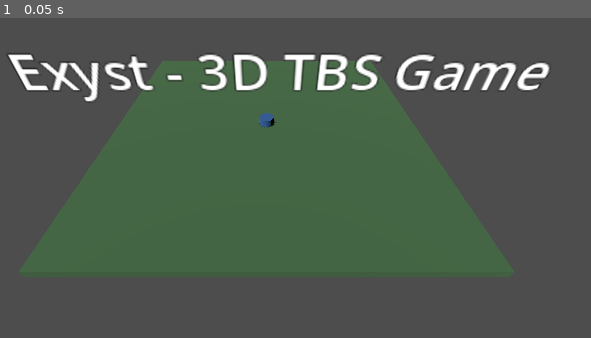
Above: before the commit, frame 1.
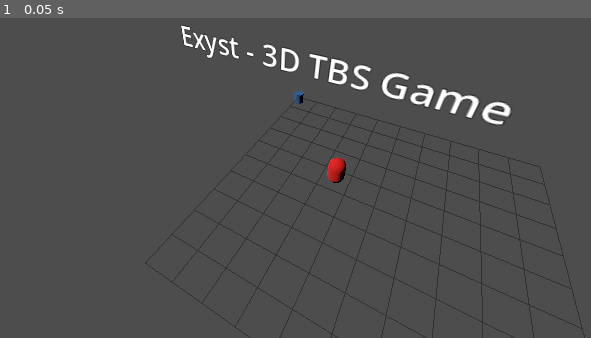
Above: after the commit, the same moment.

Repository: abadiu/exyst
Game: Godot game, scene res://scenes/main.tscn
The game is run twice, just before and just after one commit, with the same random seed, the same clock (stepped at 60 frames per second) and the same inputs.
Inputs:
- Up to frame 1 (0.05 s): no input

The runs differ from the first frame. In frame 1, 35% of the frame differs, in the area x 1-99%, y 2-100%.

Commit message:
Grid and unit test

Diff:
--- /dev/null
+++ b/scenes/grid.tscn
@@ -0,0 +1,6 @@
+[gd_scene load_steps=2 format=3 uid="uid://dy277j6bovcpe"]
+
+[ext_resource type="Script" uid="uid://ro3gxiwjjf4u" path="res://scripts/grid.gd" id="1_w4ei5"]
+
+[node name="Grid" type="Node3D"]
+script = ExtResource("1_w4ei5")
--- a/scenes/main.tscn
+++ b/scenes/main.tscn
@@ -1,9 +1,8 @@
-[gd_scene load_steps=4 format=3 uid="uid://dk7ftsy141jmc"]
+[gd_scene load_steps=5 format=3 uid="uid://dk7ftsy141jmc"]
 
 [ext_resource type="Script" uid="uid://c0o5dirdppvda" path="res://scripts/main.gd" id="1_ig7tw"]
-
-[sub_resource type="StandardMaterial3D" id="StandardMaterial3D_0xm2m"]
-albedo_color = Color(0.290196, 0.45098, 0.286275, 1)
+[ext_resource type="PackedScene" uid="uid://dy277j6bovcpe" path="res://scenes/grid.tscn" id="2_0wfyh"]
+[ext_resource type="PackedScene" uid="uid://cv3c6huknonl3" path="res://scenes/unit.tscn" id="3_sugp2"]
 
 [sub_resource type="StandardMaterial3D" id="StandardMaterial3D_h2yge"]
 albedo_color = Color(0.203922, 0.396078, 0.643137, 1)
@@ -17,13 +16,8 @@
 shadow_bias = 0.5
 
 [node name="Camera3D" type="Camera3D" parent="."]
-transform = Transform3D(1, 0, 0, 0, 0.819152, 0.573576, 0, -0.573576, 0.819152, 0, 6, 8)
+transform = Transform3D(0.866025, -0.286788, 0.409576, 0, 0.819152, 0.573576, -0.5, -0.496732, 0.709406, 5, 8, 12)
 current = true
-
-[node name="CSGBox3D" type="CSGBox3D" parent="."]
-transform = Transform3D(1, 0, 0, 0, 1, 0, 0, 0, 1, 0, -0.1, 0)
-size = Vector3(10, 0.2, 10)
-material = SubResource("StandardMaterial3D_0xm2m")
 
 [node name="CSGCylinder3D" type="CSGCylinder3D" parent="."]
 radius = 0.25
@@ -35,3 +29,7 @@
 pixel_size = 0.05
 text = "Exyst - 3D TBS Game"
 outline_size = 2
+
+[node name="Grid" parent="." instance=ExtResource("2_0wfyh")]
+
+[node name="Unit" parent="." instance=ExtResource("3_sugp2")]
--- /dev/null
+++ b/scenes/unit.tscn
@@ -0,0 +1,20 @@
+[gd_scene load_steps=4 format=3 uid="uid://cv3c6huknonl3"]
+
+[ext_resource type="Script" uid="uid://owf776yaqrwp" path="res://scripts/unit.gd" id="1_o7ajc"]
+
+[sub_resource type="CapsuleShape3D" id="CapsuleShape3D_lf63s"]
+radius = 0.3
+height = 1.0
+
+[sub_resource type="CapsuleMesh" id="CapsuleMesh_o7ajc"]
+radius = 0.3
+height = 1.0
+
+[node name="Unit" type="CharacterBody3D"]
+script = ExtResource("1_o7ajc")
+
+[node name="CollisionShape3D" type="CollisionShape3D" parent="."]
+shape = SubResource("CapsuleShape3D_lf63s")
+
+[node name="MeshInstance3D" type="MeshInstance3D" parent="."]
+mesh = SubResource("CapsuleMesh_o7ajc")
--- /dev/null
+++ b/scripts/grid.gd
@@ -0,0 +1,92 @@
+extends Node3D
+
+# Grid properties
+@export var grid_size_x: int = 10
+@export var grid_size_z: int = 10
+@export var cell_size: float = 1.0
+
+# Visual properties
+@export var grid_color: Color = Color(0.2, 0.2, 0.2)
+@export var highlight_color: Color = Color(0.0, 0.5, 1.0, 0.5)
+
+# References to reused nodes
+var grid_mesh_instance: MeshInstance3D
+var highlight_mesh_instance: MeshInstance3D
+
+# Called when the node enters the scene tree
+func _ready():
+	create_grid_mesh()
+	create_highlight_mesh()
+
+# Creates the visual grid lines
+func create_grid_mesh():
+	# Create a new ImmediateMesh for drawing lines
+	var mesh = ImmediateMesh.new()
+	grid_mesh_instance = MeshInstance3D.new()
+	grid_mesh_instance.mesh = mesh
+	add_child(grid_mesh_instance)
+
+	# Create material for the grid lines
+	var material = StandardMaterial3D.new()
+	material.shading_mode = StandardMaterial3D.SHADING_MODE_UNSHADED
+	material.albedo_color = grid_color
+	material.transparency = StandardMaterial3D.TRANSPARENCY_ALPHA
+	grid_mesh_instance.material_override = material
+
+	# Draw grid lines
+	mesh.clear_surfaces()
+	mesh.surface_begin(Mesh.PRIMITIVE_LINES)
+
+	# Draw X lines
+	for x in range(grid_size_x + 1):
+		var start_pos = Vector3(x * cell_size, 0.01, 0)
+		var end_pos = Vector3(x * cell_size, 0.01, grid_size_z * cell_size)
+		mesh.surface_add_vertex(start_pos)
+		mesh.surface_add_vertex(end_pos)
+
+	# Draw Z lines
+	for z in range(grid_size_z + 1):
+		var start_pos = Vector3(0, 0.01, z * cell_size)
+		var end_pos = Vector3(grid_size_x * cell_size, 0.01, z * cell_size)
+		mesh.surface_add_vertex(start_pos)
+		mesh.surface_add_vertex(end_pos)
+
+	mesh.surface_end()
+
+# Creates a mesh for highlighting cells
+func create_highlight_mesh():
+	var mesh = QuadMesh.new()
+	mesh.size = Vector2(cell_size, cell_size)
+
+	highlight_mesh_instance = MeshInstance3D.new()
+	highlight_mesh_instance.mesh = mesh
+	highlight_mesh_instance.rotation_degrees.x = -90  # Make it face up
+	highlight_mesh_instance.visible = false
+	add_child(highlight_mesh_instance)
+
+	# Create material for highlights
+	var material = StandardMaterial3D.new()
+	material.shading_mode = StandardMaterial3D.SHADING_MODE_UNSHADED
+	material.albedo_color = highlight_color
+	material.transparency = StandardMaterial3D.TRANSPARENCY_ALPHA
+	highlight_mesh_instance.material_override = material
+
+# Highlights a cell at the given grid coordinates
+func highlight_cell(grid_x: int, grid_z: int):
+	if grid_x >= 0 and grid_x < grid_size_x and grid_z >= 0 and grid_z < grid_size_z:
+		highlight_mesh_instance.visible = true
+		highlight_mesh_instance.position = Vector3(
+			grid_x * cell_size + cell_size/2,
+			0.02,  # Slightly above the grid
+			grid_z * cell_size + cell_size/2
+		)
+
+# Clears the highlight
+func clear_highlight():
+	highlight_mesh_instance.visible = false
+
+# Convert a world position to grid coordinates
+func world_to_grid(world_pos: Vector3) -> Vector2:
+	var grid_x = int(world_pos.x / cell_size)
+	var grid_z = int(world_pos.z / cell_size)
+	return Vector2(grid_x, grid_z)
--- a/scripts/main.gd
+++ b/scripts/main.gd
@@ -1,15 +1,32 @@
 extends Node3D
+
+var current_highlight = Vector2(-1, -1)
 
 func _ready():
 	print("Exyst - 3D Project initialized successfully!")
+
+	# Set up unit with reference to grid
+	$Unit.grid = $Grid
+	$Unit.move_to_grid(3, 4)  # Place unit at grid position (3,4)
 
 func _process(delta):
 	# Quit game with Escape key
 	if Input.is_action_just_pressed("ui_cancel"):
 		get_tree().quit()
 
-	# Simple rotation for the cylinder unit (adjust the node path as needed)
-	# Note: In Godot 4.4.1, it's better to use node paths for reliability
-	var unit = $CSGCylinder3D  # This assumes you didn't rename the cylinder
-	if unit:
-		unit.rotate_y(delta * 1.0)  # Slow rotation
+	# Handle mouse interaction with the grid
+	if Input.is_mouse_button_pressed(MOUSE_BUTTON_LEFT):
+		var mouse_pos = get_viewport().get_mouse_position()
+		var from = $Camera3D.project_ray_origin(mouse_pos)
+		var to = from + $Camera3D.project_ray_normal(mouse_pos) * 1000
+
+		var space_state = get_world_3d().direct_space_state
+		var query = PhysicsRayQueryParameters3D.create(from, to)
+		var result = space_state.intersect_ray(query)
+
+		if result:
+			var grid_pos = $Grid.world_to_grid(result.position)
+			if grid_pos != current_highlight:
+				current_highlight = grid_pos
+				$Grid.highlight_cell(int(grid_pos.x), int(grid_pos.y))
+				print("Selected grid cell: ", grid_pos)
--- a/scripts/main.tscn
+++ /dev/null
@@ -1,37 +0,0 @@
-[gd_scene load_steps=4 format=3 uid="uid://c4qjxg6jnmp10"]
-
-[ext_resource type="Script" uid="uid://c0o5dirdppvda" path="res://scripts/main.gd" id="1_q753v"]
-
-[sub_resource type="StandardMaterial3D" id="StandardMaterial3D_0xm2m"]
-albedo_color = Color(0.290196, 0.45098, 0.286275, 1)
-
-[sub_resource type="StandardMaterial3D" id="StandardMaterial3D_h2yge"]
-albedo_color = Color(0.203922, 0.396078, 0.643137, 1)
-
-[node name="Main" type="Node3D"]
-script = ExtResource("1_q753v")
-
-[node name="DirectionalLight3D" type="DirectionalLight3D" parent="."]
-transform = Transform3D(0.707107, 0.5, -0.5, 0, 0.707107, 0.707107, 0.707107, -0.5, 0.5, 0, 0, 0)
-shadow_enabled = true
-shadow_bias = 0.5
-
-[node name="Camera3D" type="Camera3D" parent="."]
-transform = Transform3D(1, 0, 0, 0, 0.819152, 0.573576, 0, -0.573576, 0.819152, 0, 6, 8)
-current = true
-
-[node name="CSGBox3D" type="CSGBox3D" parent="."]
-transform = Transform3D(1, 0, 0, 0, 1, 0, 0, 0, 1, 0, -0.1, 0)
-size = Vector3(10, 0.2, 10)
-material = SubResource("StandardMaterial3D_0xm2m")
-
-[node name="CSGCylinder3D" type="CSGCylinder3D" parent="."]
-radius = 0.25
-height = 0.5
-material = SubResource("StandardMaterial3D_h2yge")
-
-[node name="Label3D" type="Label3D" parent="."]
-transform = Transform3D(1, 0, 0, 0, 1, 0, 0, 0, 1, 0.433794, 2.11056, 0.316699)
-pixel_size = 0.05
-text = "Exyst - 3D TBS Game"
-outline_size = 2
--- /dev/null
+++ b/scripts/unit.gd
@@ -0,0 +1,49 @@
+extends CharacterBody3D
+
+# Unit properties
+@export var unit_name: String = "Soldier"
+@export var move_range: int = 3
+@export var health: int = 10
+@export var attack_power: int = 3
+
+# Grid position
+var grid_x: int = 0
+var grid_z: int = 0
+
+# Reference to the grid
+var grid
+
+func _ready():
+	# Set up visual appearance
+	var material = StandardMaterial3D.new()
+	material.albedo_color = Color(0.9, 0.1, 0.1)  # Red for now
+	$MeshInstance3D.material_override = material
+
+# Move the unit to a new grid position
+func move_to_grid(x: int, z: int):
+	grid_x = x
+	grid_z = z
+
+	if grid:
+		position = Vector3(
+			grid_x * grid.cell_size + grid.cell_size/2,
+			0.5,  # Half height of the unit
+			grid_z * grid.cell_size + grid.cell_size/2
+		)
+
+# Check if a grid position is within movement range
+func is_in_move_range(x: int, z: int) -> bool:
+	var distance = abs(x - grid_x) + abs(z - grid_z)
+	return distance <= move_range
+
+# Take damage
+func take_damage(amount: int) -> bool:
+	health -= amount
+	if health <= 0:
+		die()
+		return true
+	return false
+
+	# Unit death
+func die():
+	queue_free()
Not shown, added: scripts/grid.gd.uid
Not shown, added: scripts/unit.gd.uid
